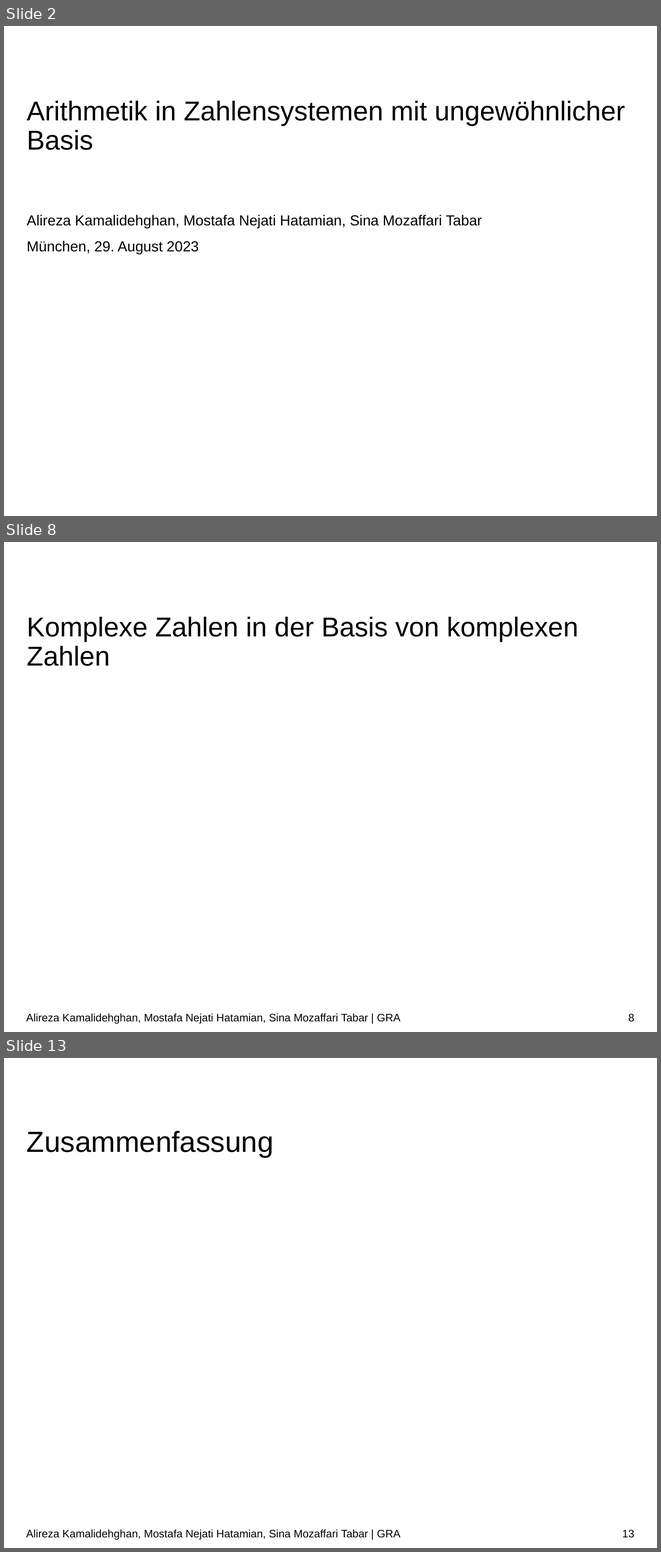
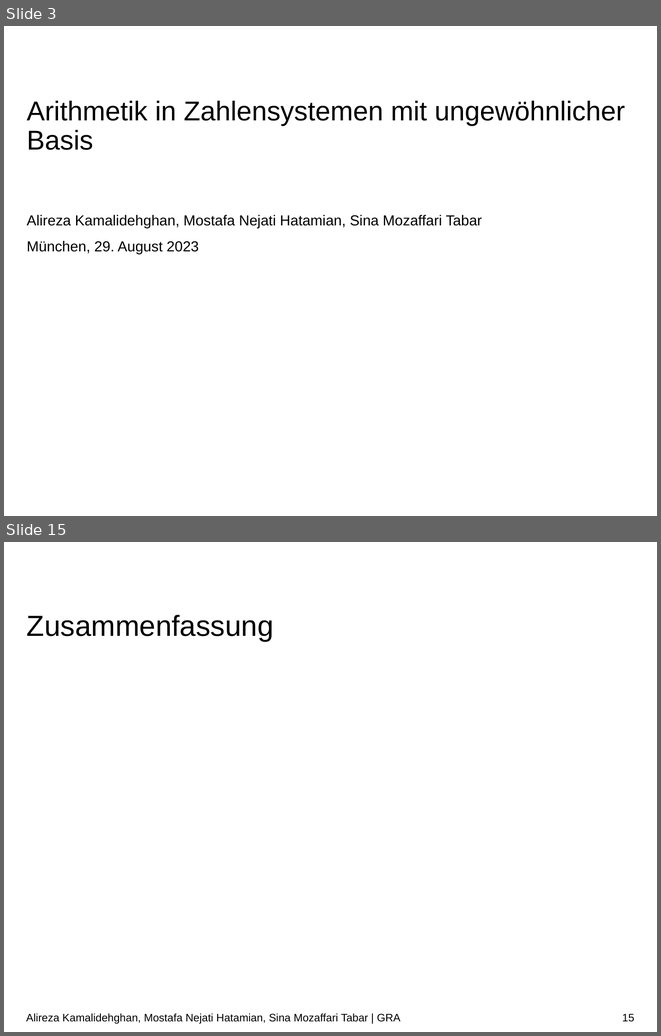
Before and after one commit to ARKamaliD/bm1pi-conversion, a slide deck: Vortrag/Vortrag.pptx. Shown one above the other, each under a label of ours: slides 2, 8 and 13 before the commit, slides 3 and 15 after it; the slides between them are not shown. The pictures are 661x1552 and 661x1036 pixels, drawn with LibreOffice and Linux fonts; fonts in the diff are those of the drawing; background and template pictures are left out. Boxes give left, top, right and bottom in pixels: in the first picture for what was removed or moved away, otherwise in the second. Text is boxed around its words. In the diff, an @@ line names an element or a change of style, - is before the commit and + after.

```diff
--- a/Vortrag/Vortrag.pptx
+++ b/Vortrag/Vortrag.pptx
@@ slide 8 removed at bbox=[4, 542, 657, 1032], background #FFFFFF @@
@@ title removed at bbox=[27, 616, 578, 666] @@
-Komplexe Zahlen in der Basis von komplexen Zahlen
@@ text removed at bbox=[26, 1013, 400, 1024] @@
-Alireza Kamalidehghan, Mostafa Nejati Hatamian, Sina Mozaffari Tabar | GRA
@@ page number removed at bbox=[628, 1013, 634, 1022] @@
-8
@@ what was slide 2 is now slide 3 @@
@@ what was slide 13 is now slide 15 @@
@@ page number at bbox=[622, 1014, 634, 1022]: text changed @@
-13
+15
```
Also in this commit, not shown: 8 slides changed, 4 slides added, 1 other slide removed.
